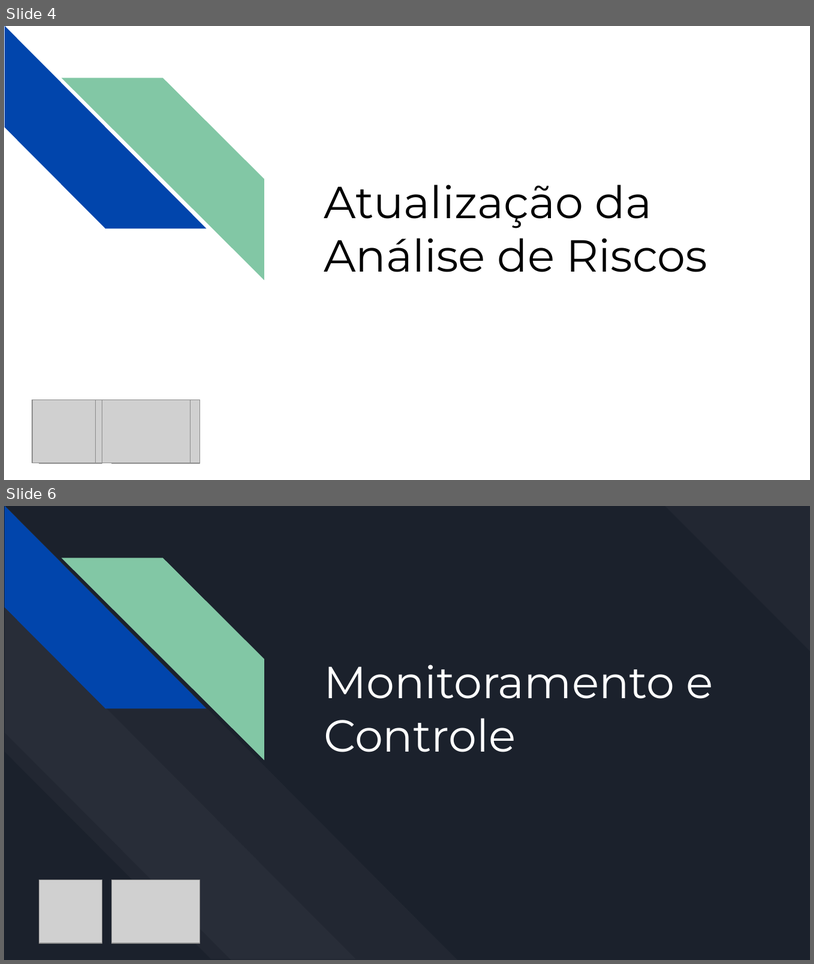
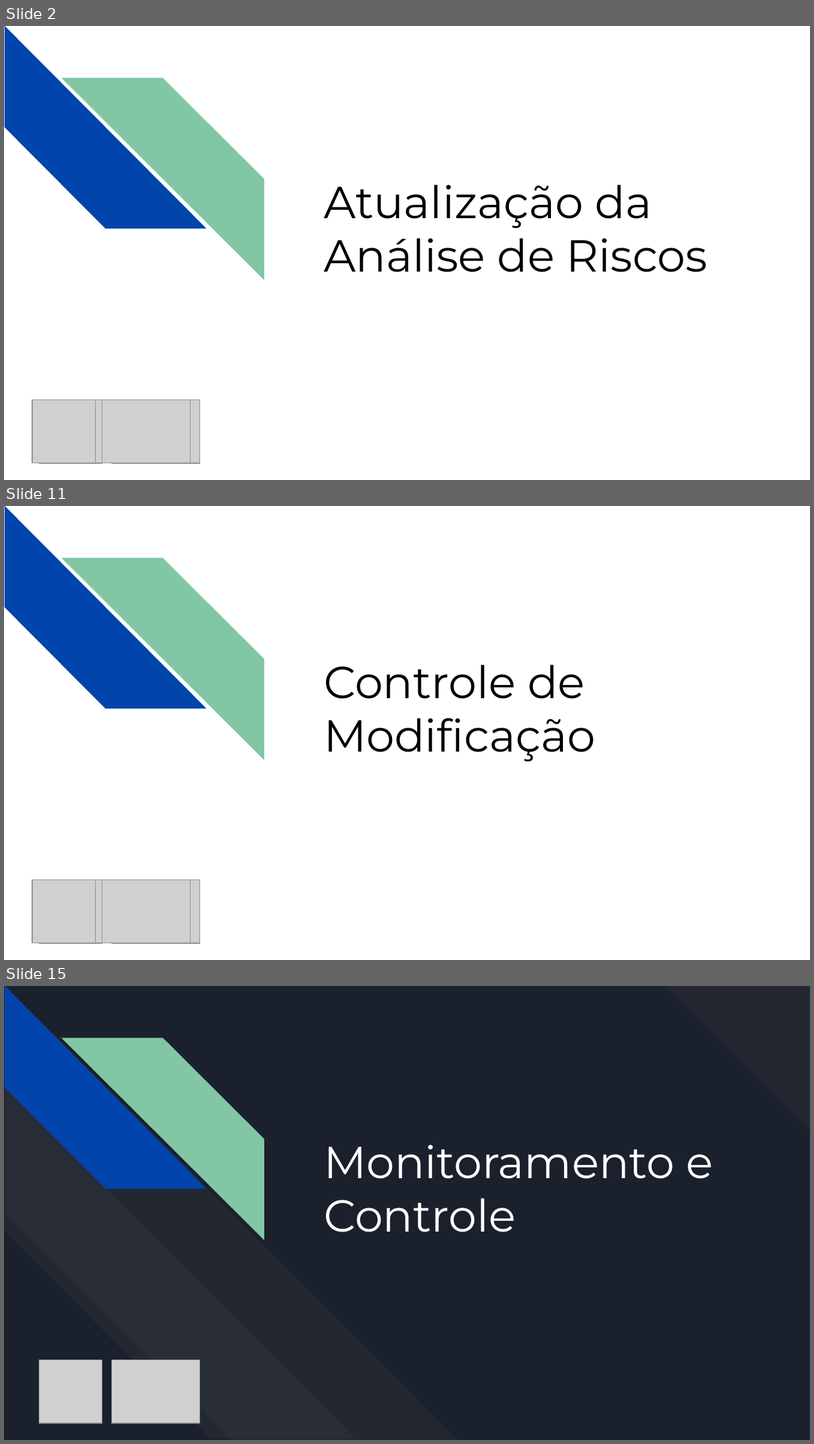
Before and after one commit to junglejf/Damas, a slide deck: ES 2 Python Files/Apresentação 2.pptx. Shown one above the other, each under a label of ours: slides 4 and 6 before the commit, slides 2, 11 and 15 after it; the slides between them are not shown. The pictures are 814x964 and 814x1444 pixels, drawn with LibreOffice and Linux fonts; fonts in the diff are those of the drawing; grey boxes stand for pictures. Boxes give left, top, right and bottom in pixels: in the first picture for what was removed or moved away, otherwise in the second. Text is boxed around its words. In the diff, an @@ line names an element or a change of style, - is before the commit and + after.

```diff
--- a/ES 2 Python Files/Apresentação 2.pptx
+++ b/ES 2 Python Files/Apresentação 2.pptx
@@ slide 11 added at [4,506,810,960], background #FFFFFF; not listed: 5 template elements that a slide beside it also shows @@
@@ title added at [324,664,596,762], 40 pt, text #000000 @@
+Controle de Modificação
@@ picture added at [32,879,95,942] @@
@@ picture added at [39,879,102,942] @@
@@ picture added at [102,879,190,942] @@
@@ picture added at [112,879,200,942] @@
@@ what was slide 4 is now slide 2 @@
@@ what was slide 6 is now slide 15 @@
```
Also in this commit, not shown: 4 slides changed, 15 other slides added, 7 slides removed.
